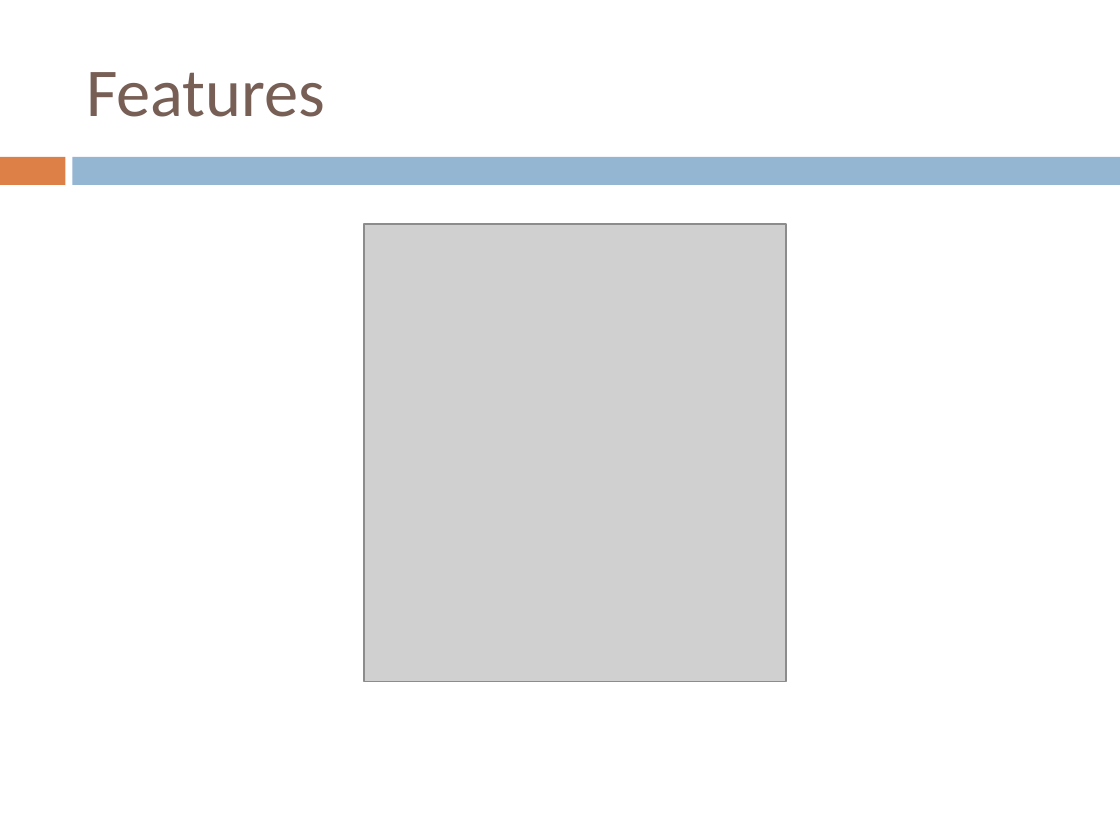
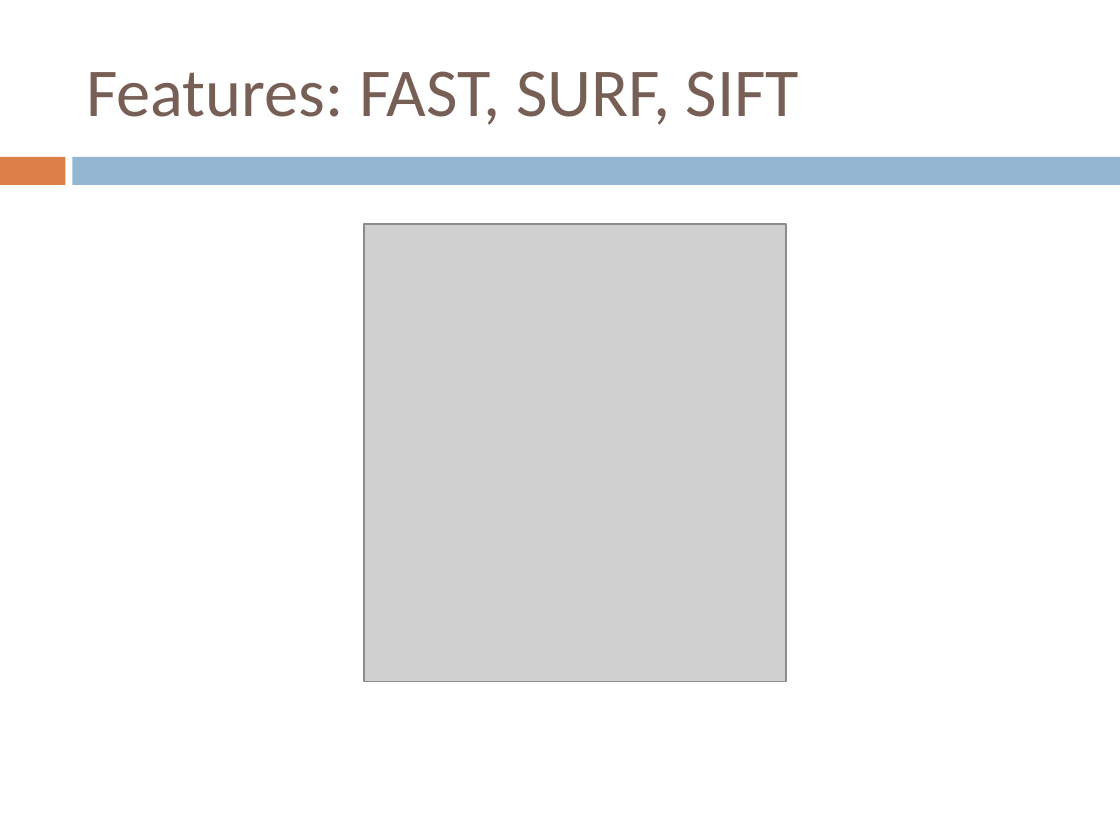
Before and after one commit to emreozanalkan/VPOpenCVProject, a slide deck: slide 18 of Report/VPOpenCVProjectPresentation.pptx. Drawn at 1120x840 pixels with LibreOffice and Linux fonts; fonts in the diff are those of the drawing; grey boxes stand for pictures. Boxes give left, top, right and bottom in pixels: in the first picture for what was removed or moved away, otherwise in the second. Text is boxed around its words. In the diff, an @@ line names an element or a change of style, - is before the commit and + after.

```diff
--- a/Report/VPOpenCVProjectPresentation.pptx
+++ b/Report/VPOpenCVProjectPresentation.pptx
@@ title at [86, 71, 799, 125]: text changed @@
-Features
+Features: FAST, SURF, SIFT
```
Also in this commit, not shown: 1 other slide changed, 1 slide added.
